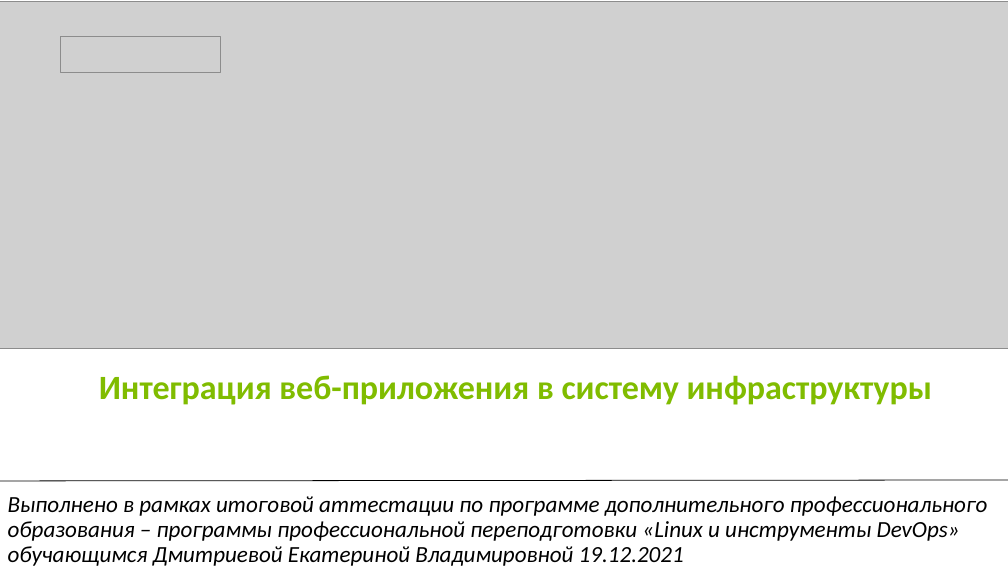
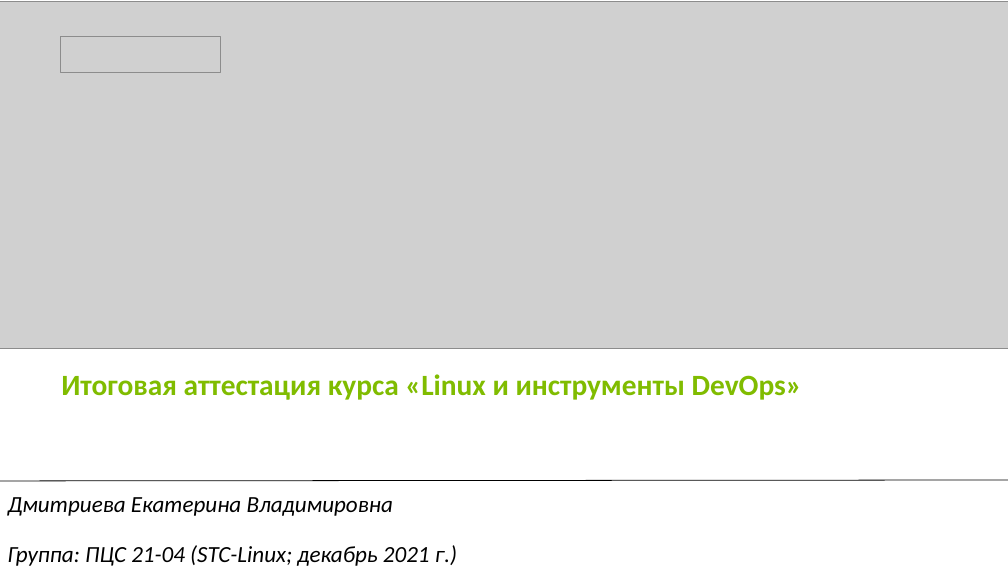
Before and after one commit to Ekarry/ItogProgectInno, a slide deck: slide 1 of Презентация_к_итоговой_аттестации.pptx. Drawn at 1008x567 pixels with LibreOffice and Linux fonts; fonts in the diff are those of the drawing; grey boxes stand for pictures. Boxes give left, top, right and bottom in pixels: in the first picture for what was removed or moved away, otherwise in the second. Text is boxed around its words. In the diff, an @@ line names an element or a change of style, - is before the commit and + after.

```diff
--- a/Презентация_к_итоговой_аттестации.pptx
+++ b/Презентация_к_итоговой_аттестации.pptx
@@ title at (61, 374, 802, 400): text changed; size 32.4 to 28 pt @@
-Интеграция веб-приложения в систему инфраструктуры
+Итоговая аттестация курса «Linux и инструменты DevOps»
@@ text at (8, 497, 457, 566): text changed @@
-Выполнено в рамках итоговой аттестации по программе дополнительного профессионального образования – программы профессиональной переподготовки «Linux и инструменты DevOps»
-обучающимся Дмитриевой Екатериной Владимировной 19.12.2021
+Дмитриева Екатерина Владимировна
+Группа: ПЦС 21-04 (STC-Linux; декабрь 2021 г.)
```
Also in this commit, not shown: 1 other slide changed, 1 slide added, 1 slide removed, 1 other file.
